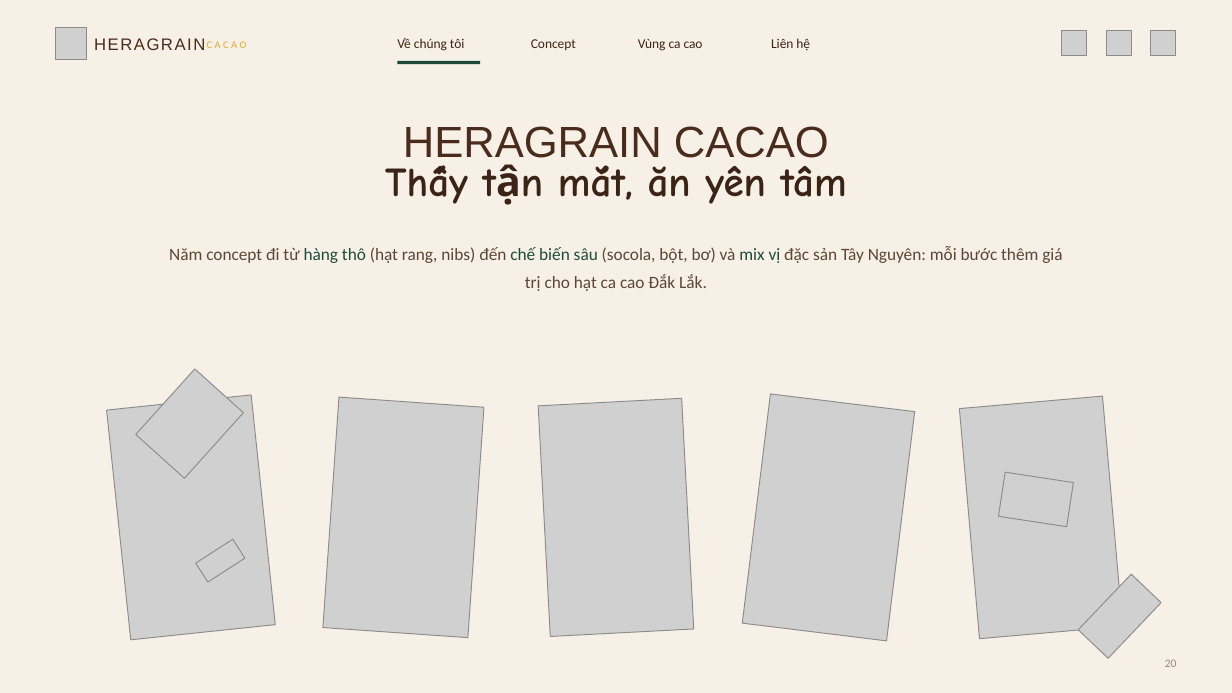
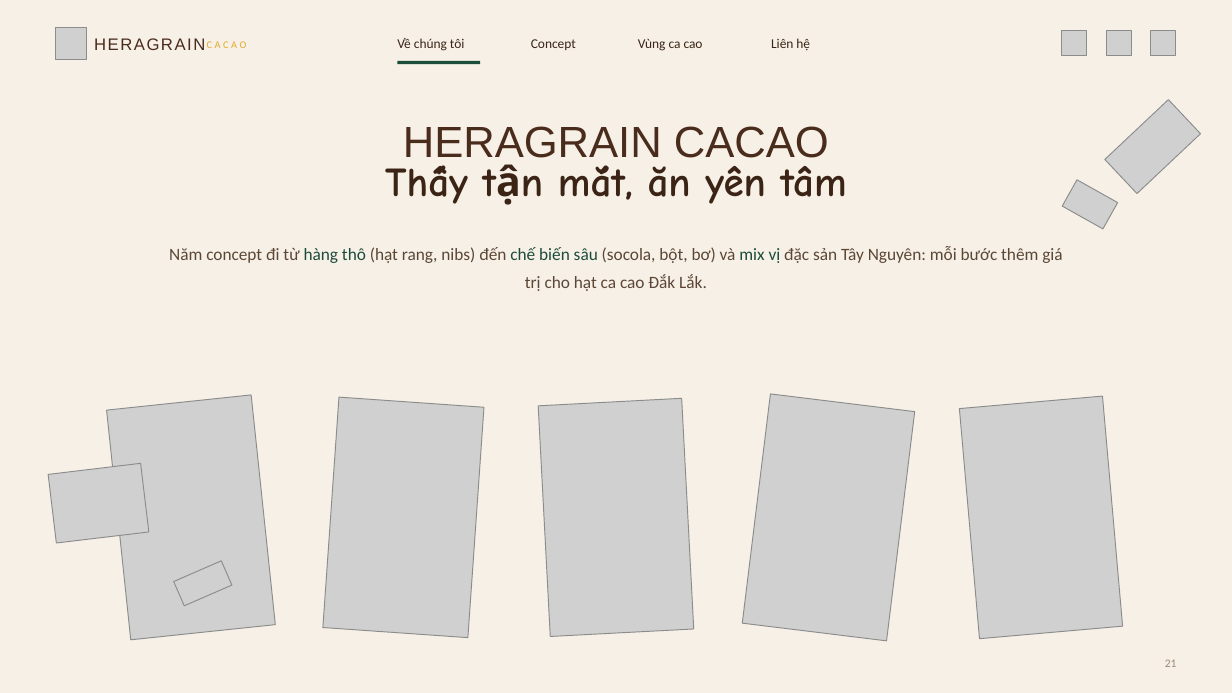
Before and after one commit to dakojsc-maker/ATL--DAKO, a slide deck: slide 21 of heragrain-cacao/1-concept-san-pham/Heragrain-Cacao_5-concept-san-pham.pptx (slide 20 before the commit). Drawn at 1232x693 pixels with LibreOffice and Linux fonts; fonts in the diff are those of the drawing; grey boxes stand for pictures; background and template pictures are left out. Boxes give left, top, right and bottom in pixels: in the first picture for what was removed or moved away, otherwise in the second. Text is boxed around its words. In the diff, an @@ line names an element or a change of style, - is before the commit and + after.

```diff
--- a/heragrain-cacao/1-concept-san-pham/Heragrain-Cacao_5-concept-san-pham.pptx
+++ b/heragrain-cacao/1-concept-san-pham/Heragrain-Cacao_5-concept-san-pham.pptx
@@ picture at bbox=[1105, 99, 1201, 194]: rotation 313 to 316 degrees @@
@@ picture at bbox=[1062, 180, 1118, 230]: rotation 8 to 29 degrees @@
@@ picture at bbox=[48, 463, 149, 543]: rotation 312 to 353 degrees @@
@@ picture at bbox=[173, 561, 231, 606]: rotation 327 to 336 degrees @@
@@ text at bbox=[1165, 659, 1177, 667]: text changed @@
-20
+21
```
Also in this commit, not shown: 4 other slides changed, 1 slide added, 12 other files.
